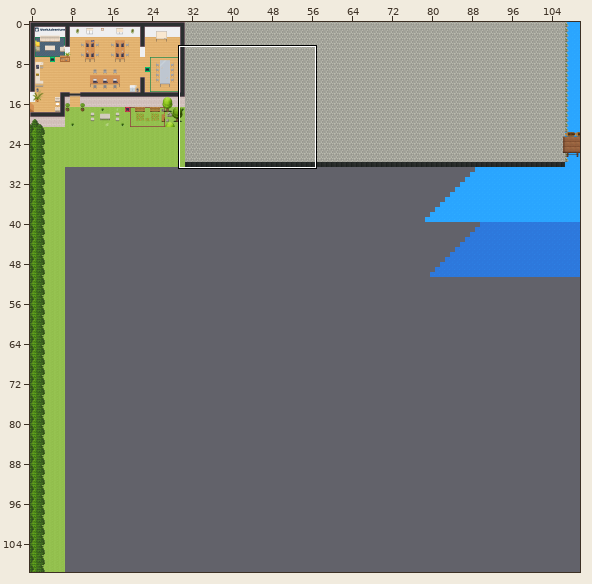
Tiled map (JSON): map.tmj. The first picture is a wide view before the edit; the outline marks the close-up.
Close-up. Earlier state:
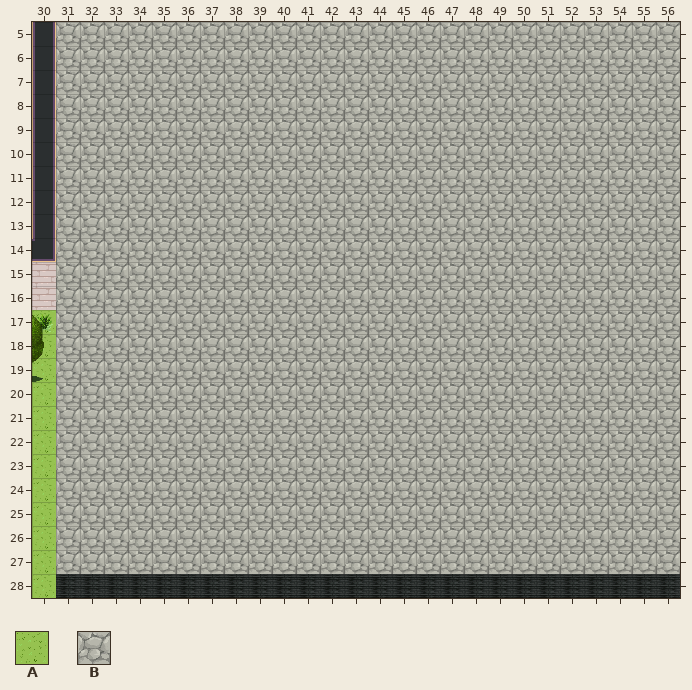
Cells are 32x32 px. Shown: x 30..56, y 5..28.
Key: from "WA_Exterior": A 628, B 650.
_ is an empty cell, # one hidden under a higher layer.
Layers that did not change in this view are not listed.
Layer "floor/floor1" before, first column x 30:
 5 #BBBBBBBBBBBBBBBBBBBBBBBBBB
 6 #BBBBBBBBBBBBBBBBBBBBBBBBBB
 7 #BBBBBBBBBBBBBBBBBBBBBBBBBB
 8 #BBBBBBBBBBBBBBBBBBBBBBBBBB
 9 #BBBBBBBBBBBBBBBBBBBBBBBBBB
10 #BBBBBBBBBBBBBBBBBBBBBBBBBB
11 #BBBBBBBBBBBBBBBBBBBBBBBBBB
12 #BBBBBBBBBBBBBBBBBBBBBBBBBB
13 #BBBBBBBBBBBBBBBBBBBBBBBBBB
14 #BBBBBBBBBBBBBBBBBBBBBBBBBB
15 #BBBBBBBBBBBBBBBBBBBBBBBBBB
16 #BBBBBBBBBBBBBBBBBBBBBBBBBB
17 ABBBBBBBBBBBBBBBBBBBBBBBBBB
18 ABBBBBBBBBBBBBBBBBBBBBBBBBB
19 ABBBBBBBBBBBBBBBBBBBBBBBBBB
20 ABBBBBBBBBBBBBBBBBBBBBBBBBB
21 ABBBBBBBBBBBBBBBBBBBBBBBBBB
22 ABBBBBBBBBBBBBBBBBBBBBBBBBB
23 ABBBBBBBBBBBBBBBBBBBBBBBBBB
24 ABBBBBBBBBBBBBBBBBBBBBBBBBB
25 ABBBBBBBBBBBBBBBBBBBBBBBBBB
26 ABBBBBBBBBBBBBBBBBBBBBBBBBB
27 ABBBBBBBBBBBBBBBBBBBBBBBBBB
28 A__________________________
The result:
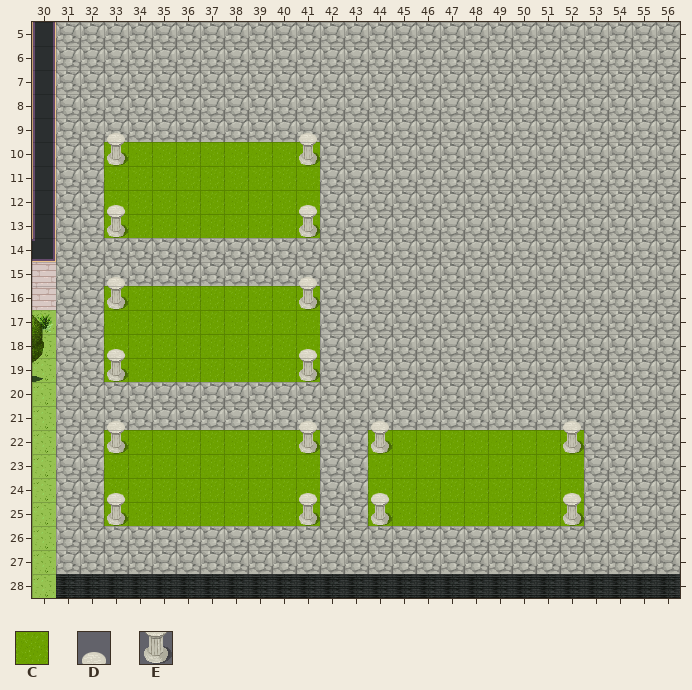
Further tiles: from "WA_Exterior": C 626, D 655, E 680.
Diff:
Changed rows in their new state; . is an unchanged cell.
Layer "floor/floor1":
first column x 33:
10 CCCCCCCCC...........
11 CCCCCCCCC...........
12 CCCCCCCCC...........
13 CCCCCCCCC...........
16 CCCCCCCCC...........
17 CCCCCCCCC...........
18 CCCCCCCCC...........
19 CCCCCCCCC...........
22 CCCCCCCCC..CCCCCCCCC
23 CCCCCCCCC..CCCCCCCCC
24 CCCCCCCCC..CCCCCCCCC
25 CCCCCCCCC..CCCCCCCCC
Layer "floor/floor2":
first column x 33:
10 E.......E...........
13 E.......E...........
16 E.......E...........
19 E.......E...........
22 E.......E..E.......E
25 E.......E..E.......E
Layer "above/above1":
first column x 33:
 9 D.......D...........
12 D.......D...........
15 D.......D...........
18 D.......D...........
21 D.......D..D.......D
24 D.......D..D.......D
